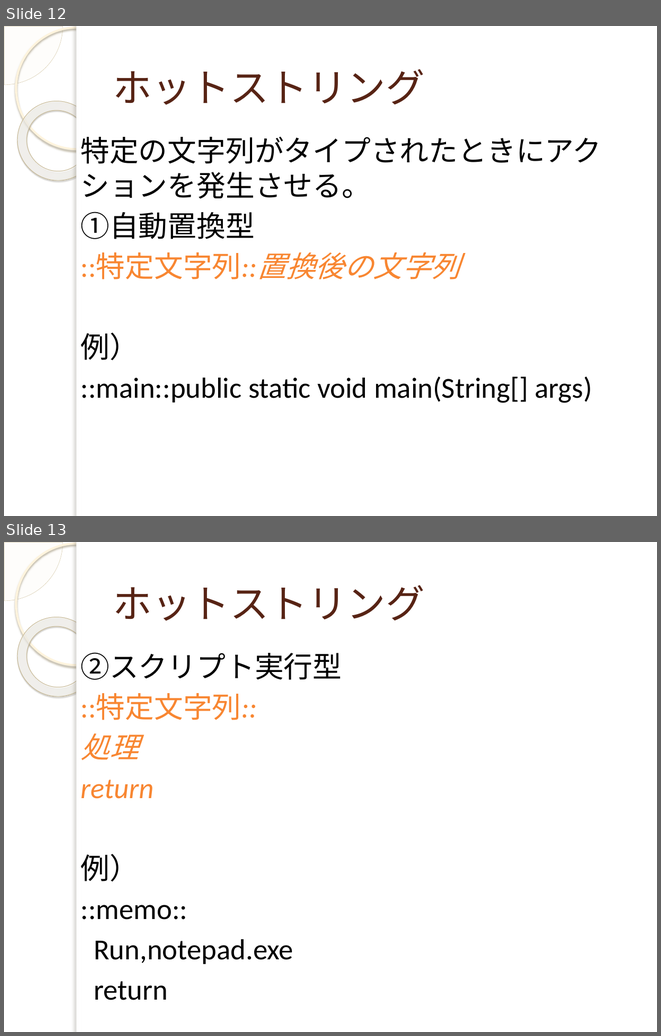
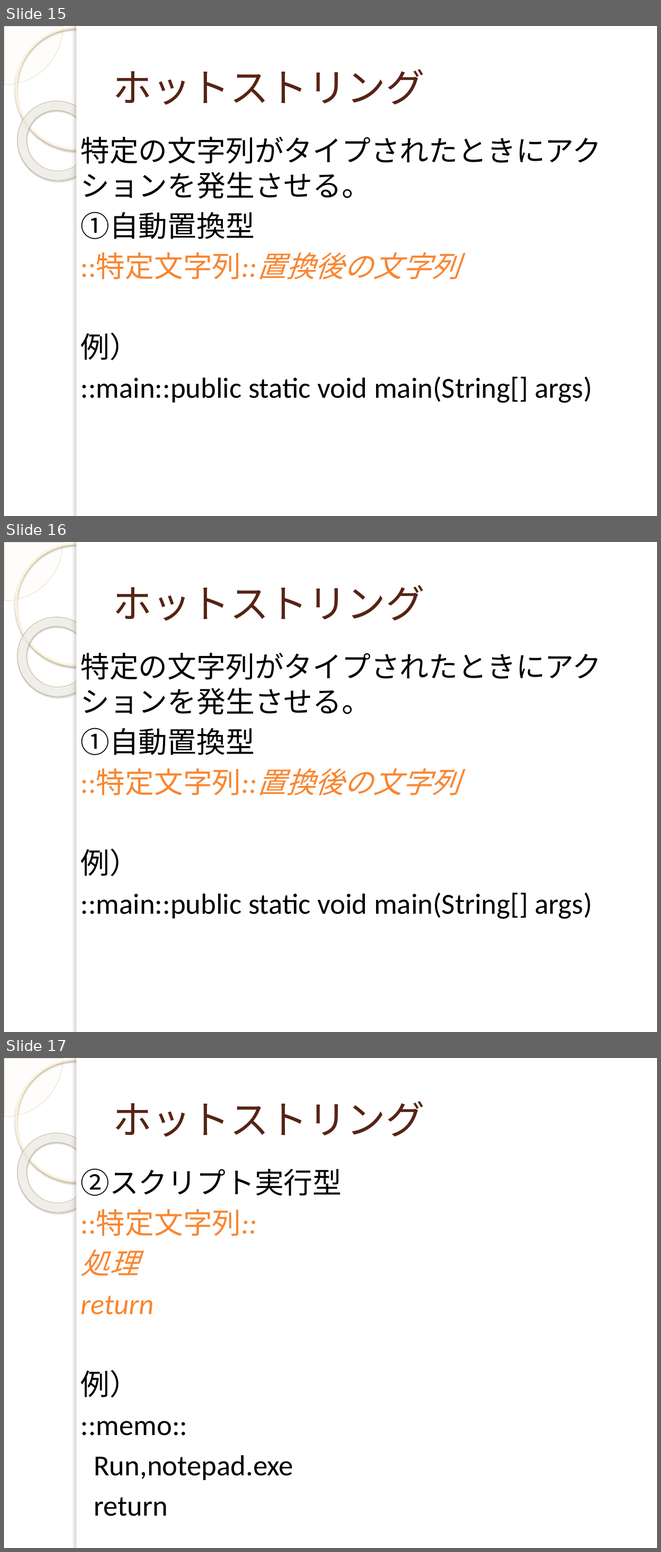
Before and after one commit to yuridonus/FEstudy, a slide deck: autoHotkey.pptx. Shown one above the other, each under a label of ours: slides 12 and 13 before the commit, slides 15, 16 and 17 after it. The pictures are 661x1036 and 661x1552 pixels, drawn with LibreOffice and Linux fonts; fonts in the diff are those of the drawing; background and template pictures are left out. Boxes give left, top, right and bottom in pixels: in the first picture for what was removed or moved away, otherwise in the second. Text is boxed around its words. In the diff, an @@ line names an element or a change of style, - is before the commit and + after.

```diff
--- a/autoHotkey.pptx
+++ b/autoHotkey.pptx
@@ slide 16 added at (4,542,657,1032), background picture (left out); not listed: 5 template elements that a slide beside it also shows @@
@@ title added at (113,585,425,621), 43 pt, text #572314 @@
+ホットストリング
@@ text added at (80,652,601,919), 32 pt, text #000000 @@
+特定の文字列がタイプされたときにアクションを発生させる。
+①自動置換型
+::特定文字列::置換後の文字列
+例）
+::main::public static void main(String[] args)
@@ what was slide 12 is now slide 15 @@
@@ what was slide 13 is now slide 17 @@
```
Also in this commit, not shown: 4 slides changed, 11 other slides added, 1 other file.
